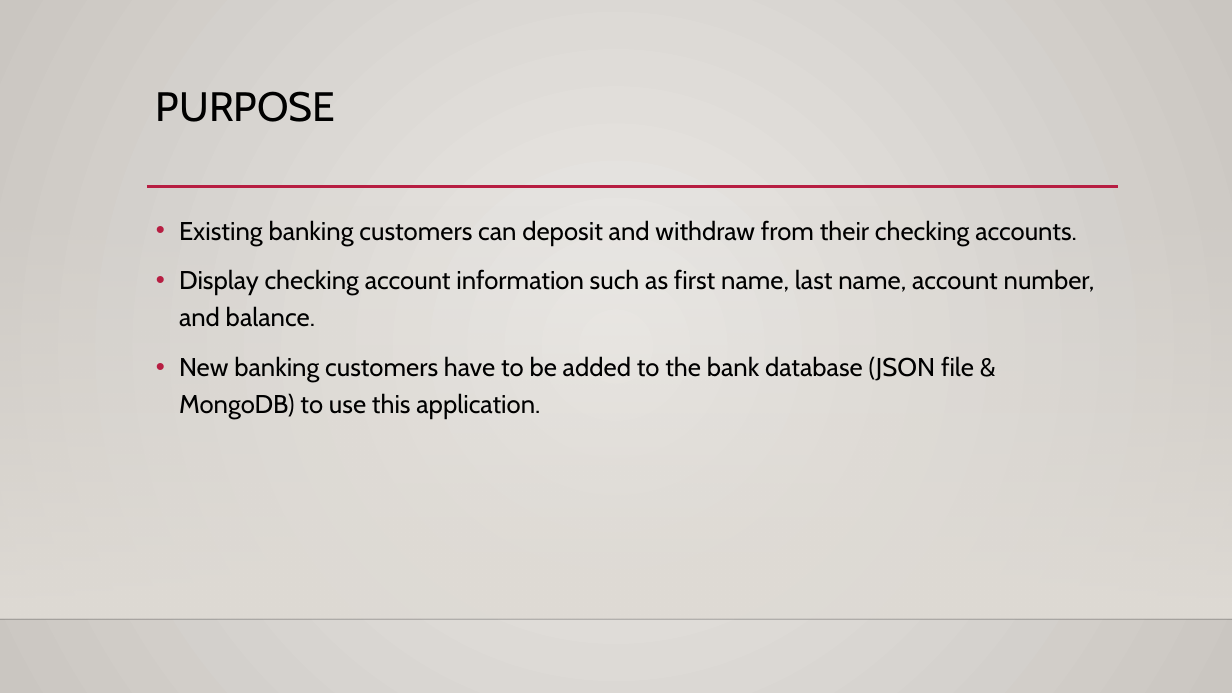
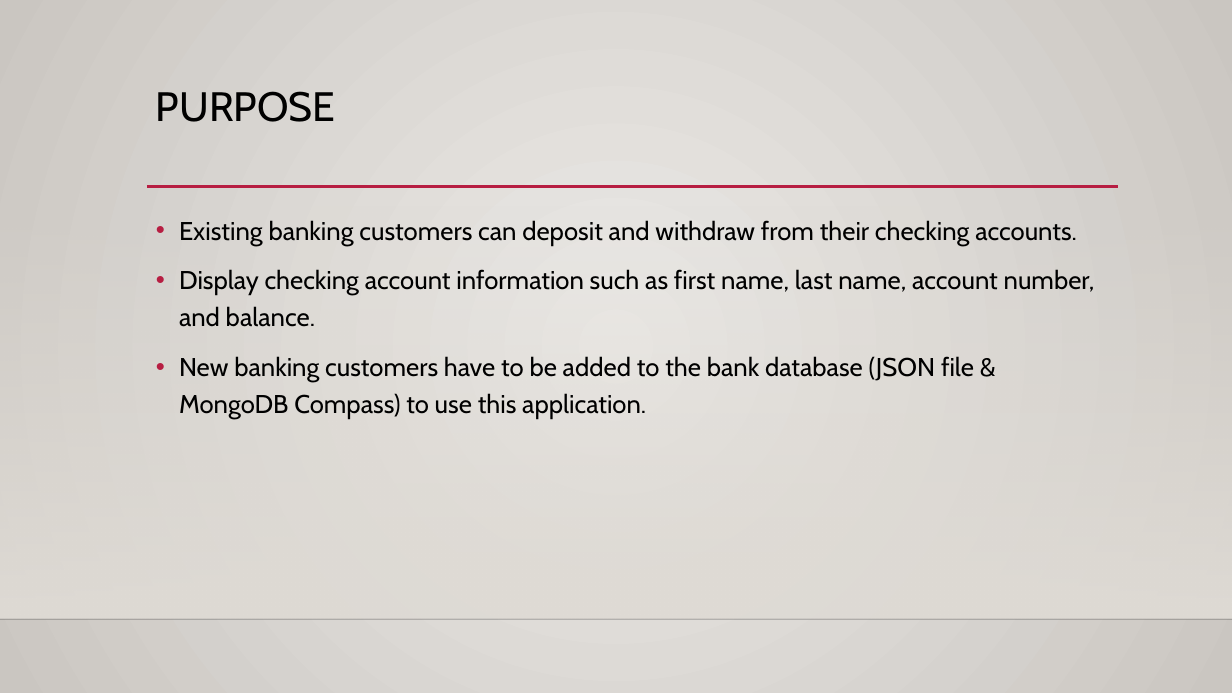
Before and after one commit to Carlos-Quarterman/TestP1, a slide deck: slide 2 of Banking Application Presentation.pptx. Drawn at 1232x693 pixels with LibreOffice and Linux fonts; fonts in the diff are those of the drawing; background and template pictures are left out. Boxes give left, top, right and bottom in pixels: in the first picture for what was removed or moved away, otherwise in the second. Text is boxed around its words. In the diff, an @@ line names an element or a change of style, - is before the commit and + after.

Commit message:
Initial commit, added project

```diff
--- a/Banking Application Presentation.pptx
+++ b/Banking Application Presentation.pptx
@@ text at bbox=[179, 356, 974, 419]: text changed @@
-• New banking customers have to be added to the bank database (JSON file & MongoDB) to use this application.
+• New banking customers have to be added to the bank database (JSON file & MongoDB Compass) to use this application.
```
